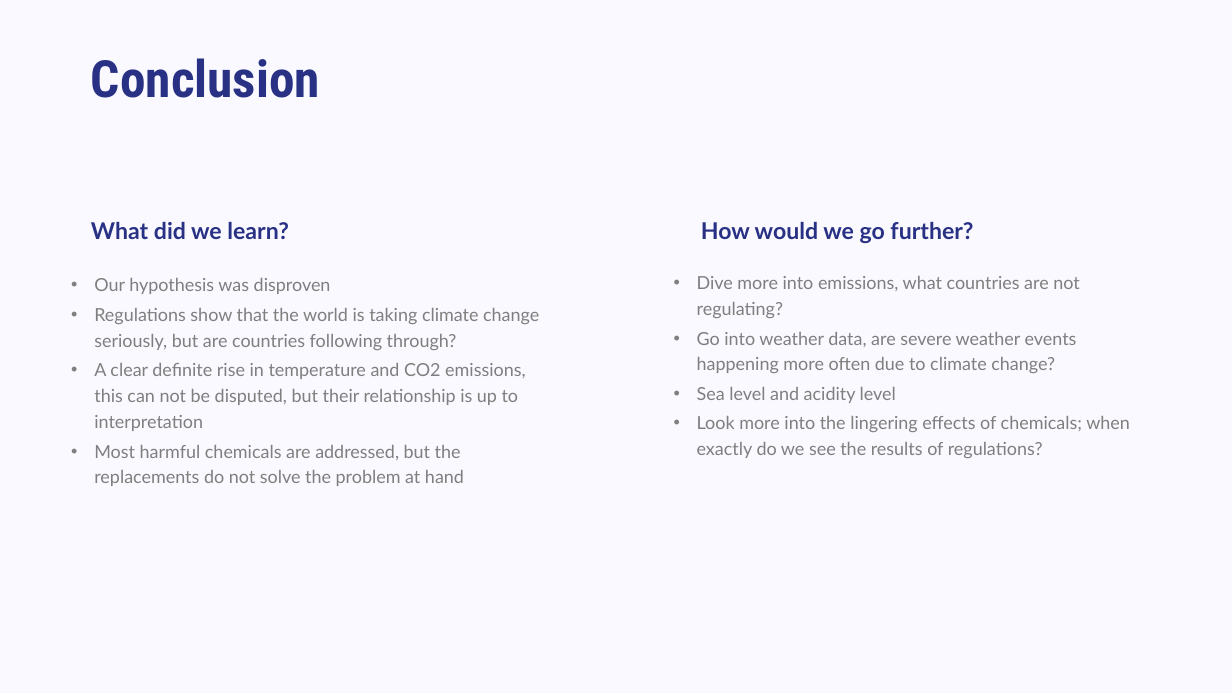
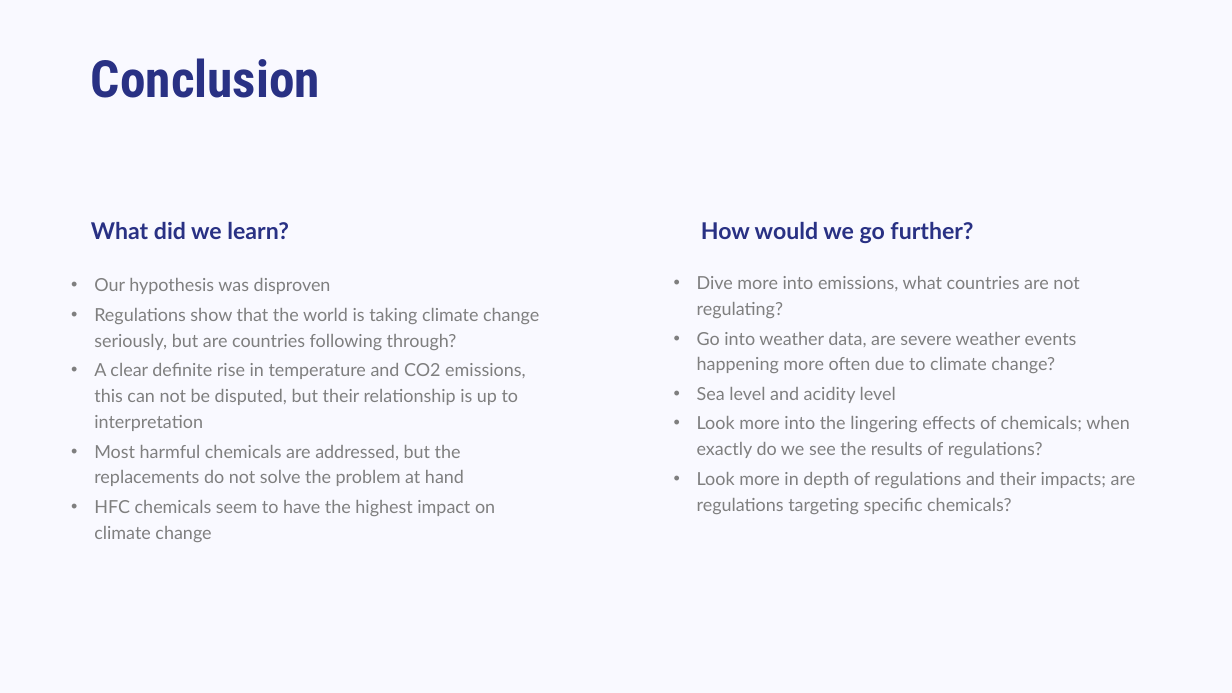
Before and after one commit to hkd8/Final-Project, a slide deck: slide 17 of FinalProject-ChengIteration2.pptx. Drawn at 1232x693 pixels with LibreOffice and Linux fonts; fonts in the diff are those of the drawing. Boxes give left, top, right and bottom in pixels: in the first picture for what was removed or moved away, otherwise in the second. Text is boxed around its words. In the diff, an @@ line names an element or a change of style, - is before the commit and + after.

```diff
--- a/FinalProject-ChengIteration2.pptx
+++ b/FinalProject-ChengIteration2.pptx
@@ text at <box>697,472,1136,514</box>: paragraph added @@
+• Look more in depth of regulations and their impacts; are regulations targeting specific chemicals?
@@ text at <box>94,500,495,542</box>: paragraph added @@
+• HFC chemicals seem to have the highest impact on climate change
```
Also in this commit, not shown: 4 other slides changed, 1 slide added, 1 slide removed, 5 other files.
